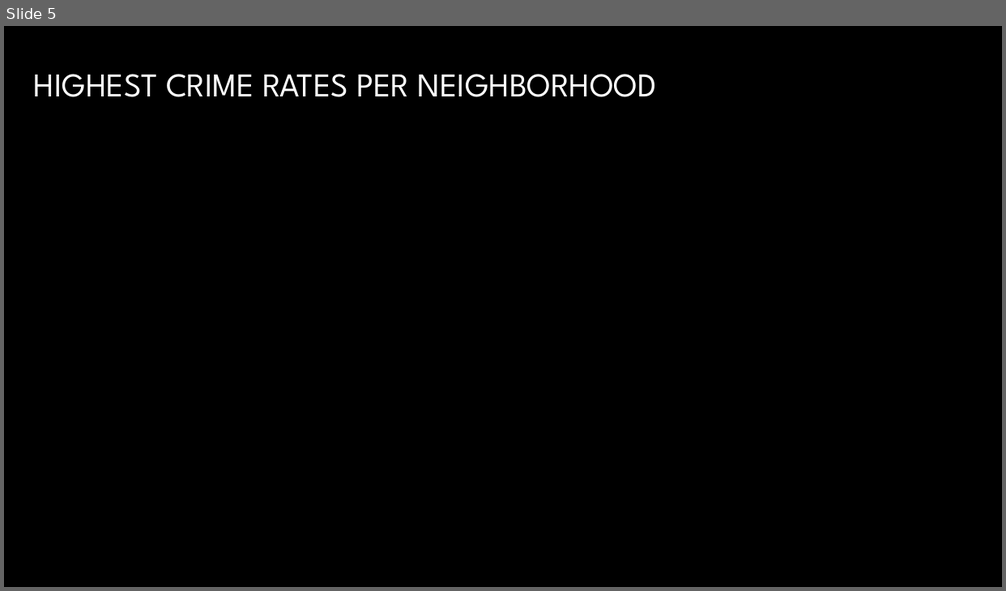
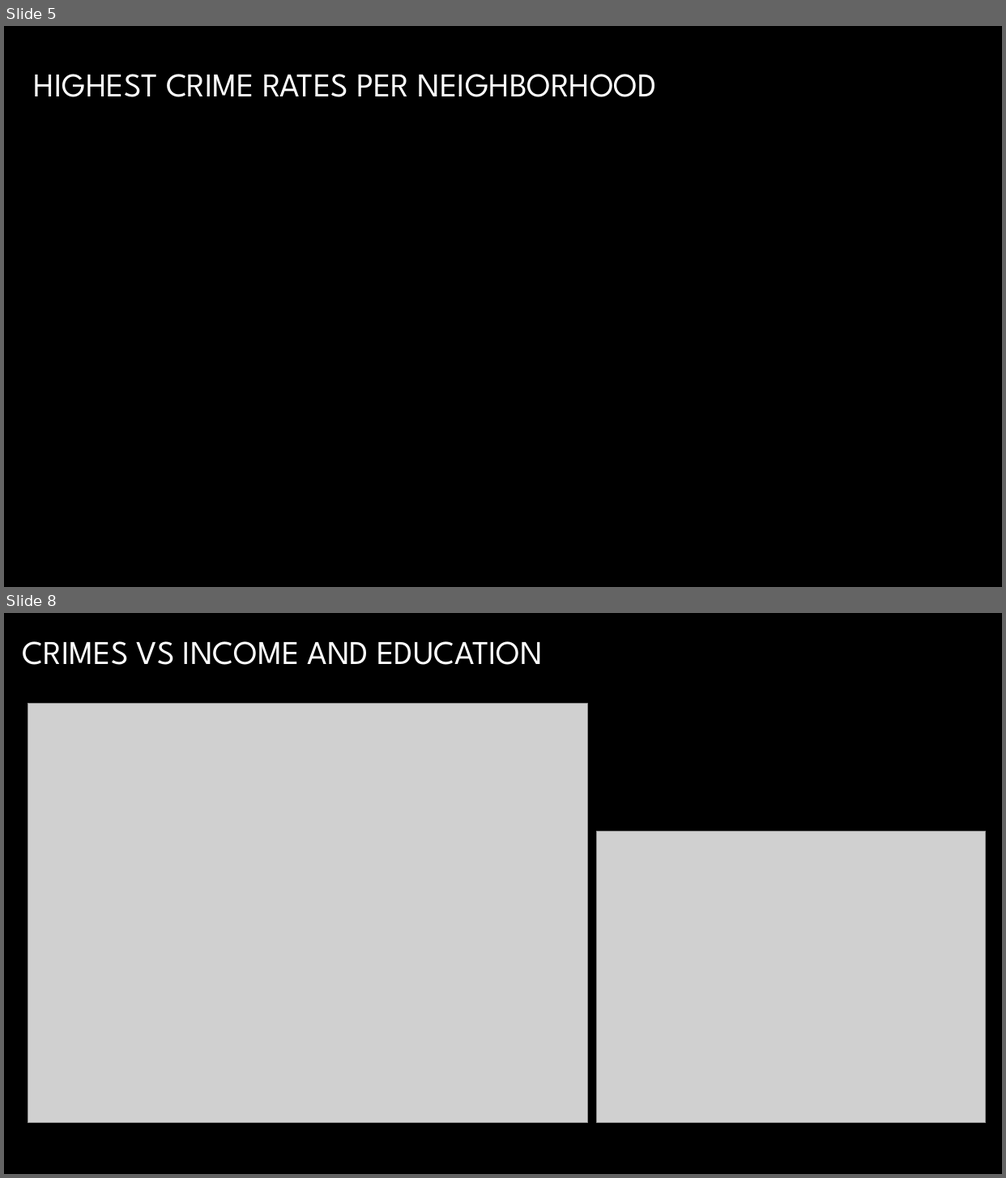
Before and after one commit to daliadahleh/toronto-crime-analysis, a slide deck: final/crimes-presentation.pptx. Shown one above the other, each under a label of ours: slide 5 before the commit, slides 5 and 8 after it; the slides between them are not shown. The pictures are 1006x591 and 1006x1178 pixels, drawn with LibreOffice and Linux fonts; fonts in the diff are those of the drawing; grey boxes stand for pictures; background and template pictures are left out. Boxes give left, top, right and bottom in pixels: in the first picture for what was removed or moved away, otherwise in the second. Text is boxed around its words. In the diff, an @@ line names an element or a change of style, - is before the commit and + after.

Commit message:
updated ppt

```diff
--- a/final/crimes-presentation.pptx
+++ b/final/crimes-presentation.pptx
@@ slide 8 added at box(4, 613, 1002, 1174), background picture (left out) @@
@@ title added at box(23, 641, 543, 665), 32 pt, text gradient #FFFFFF to #A6A6A6 @@
+CRIMES VS INCOME AND EDUCATION
@@ picture added at box(28, 704, 588, 1123) @@
@@ picture added at box(597, 832, 987, 1123) @@
```
Also in this commit, not shown: 2 slides changed, 3 slides removed, 3 other files.
